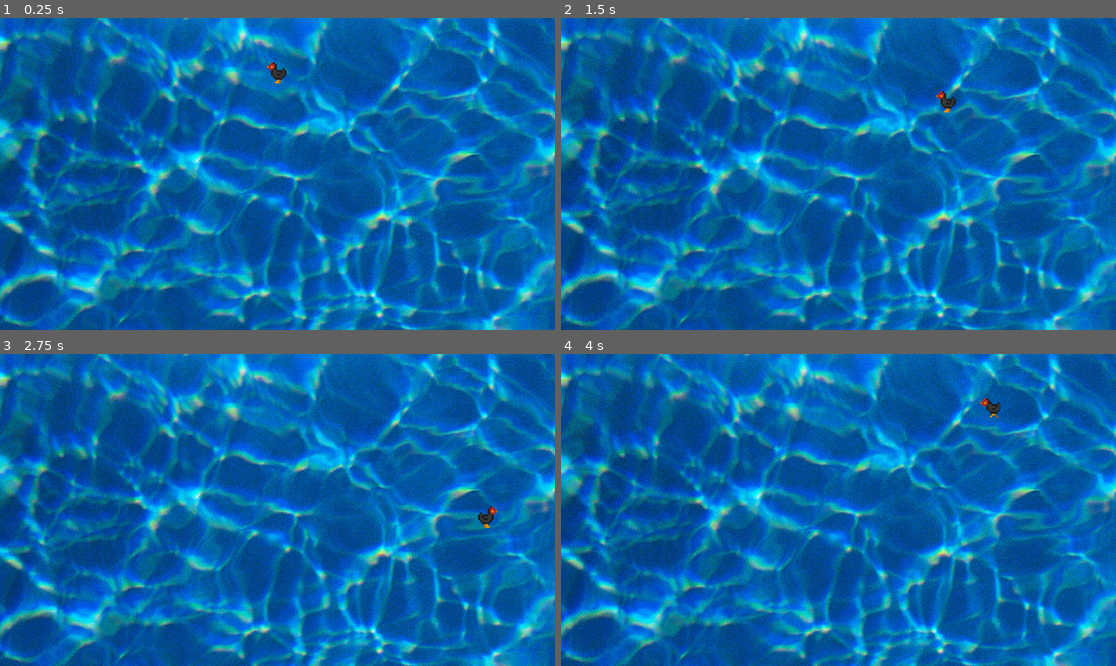
Above: before the commit, frames 1-4 (two rows, left to right).
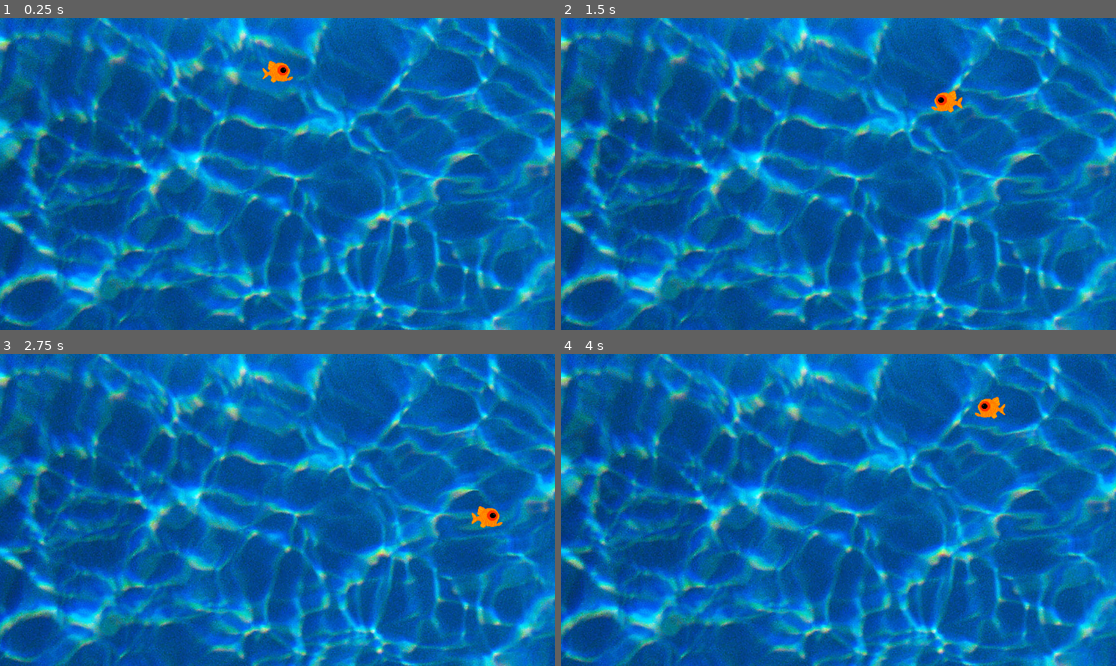
Above: after the commit, the same moments.

Repository: 3lbsofSalt/GhostFish
Game: Godot game, scene res://scenes/newRoot.tscn
Same seed, same stepped clock (60 frames per second), same inputs: the game is played once before the commit and once after it.
Inputs:
- Up to frame 1 (0.25 s): no input
- Up to frame 2 (1.5 s): tap Enter at 0.5 s; hold D (right) 0.53-1.28 s; tap Space at 0.77 s; hold S (down) from 1.28 s (still down)
- Up to frame 3 (2.75 s): tap Space at 1.52 s; release S (down) at 2.03 s; hold D (right) from 2.03 s (still down)
- Up to frame 4 (4 s): release D (right) at 2.78 s; hold W (up) 2.78-3.53 s; tap Space at 3.02, 3.77 s; hold A (left) from 3.53 s (still down)

The runs differ from the first frame. In frame 1, 0.3% of the frame differs, in the area x 47-53%, y 13-22%; in frame 2, 0.3%, in the area x 66-73%, y 23-31%; in frame 3, 0.3%; in frame 4, 0.3%.

Commit message:
Fish implemented

Diff:
--- a/camera.gd
+++ b/camera.gd
@@ -16,11 +16,9 @@
 # Called every frame. 'delta' is the elapsed time since the previous frame.
 func _process(delta: float) -> void:
 	playerPosition = playerFish.getPosition();
-	print(playerPosition)
 	var new_frame_num = Vector2(int(playerPosition.x) / SCREEN_WIDTH, int(playerPosition.y) / SCREEN_HEIGHT)
 	if (new_frame_num != current_frame_num):
 		current_frame_num = new_frame_num;
-		print(current_frame_num)
 		var panTween = create_tween();
 		var newPosition = Vector2(SCREEN_WIDTH * new_frame_num.x, SCREEN_HEIGHT * new_frame_num.y)
 		panTween.tween_property(self, "position", newPosition, PAN_TIME)
--- a/fog.gdshader
+++ b/fog.gdshader
@@ -1,7 +1,7 @@
 shader_type canvas_item;
 
 // --- Uniforms --- //
-uniform vec2 speed = vec2(0.1, 0.1);
+uniform vec2 speed = vec2(0.01, 0.01);
 
 // --- Functions --- //
 void fragment() {
--- a/player_body_2d.gd
+++ b/player_body_2d.gd
@@ -11,9 +11,9 @@
 	if (velocity.x != 0 or velocity.y != 0):
 		playerSprite.play("run")
 		if (velocity.x > 0):
+			playerSprite.flip_h = false;
+		else:
 			playerSprite.flip_h = true;
-		else:
-			playerSprite.flip_h = false;
 	elif (velocity.x == 0 and velocity.y == 0):
 		playerSprite.play("default")
 
--- a/scenes/fishPlayer.tscn
+++ b/scenes/fishPlayer.tscn
@@ -1,27 +1,40 @@
-[gd_scene load_steps=8 format=3 uid="uid://c6ripmd2conqx"]
+[gd_scene load_steps=9 format=3 uid="uid://c6ripmd2conqx"]
 
 [ext_resource type="Script" path="res://player_body_2d.gd" id="1_ddrnt"]
-[ext_resource type="Texture2D" uid="uid://cqlx661lijro7" path="res://Assets/playerChicken.png" id="2_gy4ox"]
+[ext_resource type="Texture2D" uid="uid://cam5xbixmfwog" path="res://Assets/open_mouth.png" id="2_c5wfd"]
 
 [sub_resource type="RectangleShape2D" id="RectangleShape2D_76fy2"]
 
-[sub_resource type="AtlasTexture" id="AtlasTexture_e7vl1"]
-atlas = ExtResource("2_gy4ox")
-region = Rect2(0, 0, 43, 44)
+[sub_resource type="AtlasTexture" id="AtlasTexture_6vsxg"]
+atlas = ExtResource("2_c5wfd")
+region = Rect2(0, 0, 64, 64)
 
-[sub_resource type="AtlasTexture" id="AtlasTexture_f6o35"]
-atlas = ExtResource("2_gy4ox")
-region = Rect2(0, 0, 43, 44)
+[sub_resource type="AtlasTexture" id="AtlasTexture_7s148"]
+atlas = ExtResource("2_c5wfd")
+region = Rect2(64, 0, 64, 64)
 
-[sub_resource type="AtlasTexture" id="AtlasTexture_tb0em"]
-atlas = ExtResource("2_gy4ox")
-region = Rect2(43, 0, 43, 44)
+[sub_resource type="AtlasTexture" id="AtlasTexture_qpwrr"]
+atlas = ExtResource("2_c5wfd")
+region = Rect2(0, 64, 64, 64)
+
+[sub_resource type="AtlasTexture" id="AtlasTexture_ruc3h"]
+atlas = ExtResource("2_c5wfd")
+region = Rect2(64, 64, 64, 64)
 
 [sub_resource type="SpriteFrames" id="SpriteFrames_rnjlx"]
 animations = [{
 "frames": [{
 "duration": 1.0,
-"texture": SubResource("AtlasTexture_e7vl1")
+"texture": SubResource("AtlasTexture_6vsxg")
+}, {
+"duration": 1.0,
+"texture": SubResource("AtlasTexture_7s148")
+}, {
+"duration": 1.0,
+"texture": SubResource("AtlasTexture_qpwrr")
+}, {
+"duration": 1.0,
+"texture": SubResource("AtlasTexture_ruc3h")
 }],
 "loop": true,
 "name": &"default",
@@ -29,10 +42,16 @@
 }, {
 "frames": [{
 "duration": 1.0,
-"texture": SubResource("AtlasTexture_f6o35")
+"texture": SubResource("AtlasTexture_6vsxg")
 }, {
 "duration": 1.0,
-"texture": SubResource("AtlasTexture_tb0em")
+"texture": SubResource("AtlasTexture_7s148")
+}, {
+"duration": 1.0,
+"texture": SubResource("AtlasTexture_qpwrr")
+}, {
+"duration": 1.0,
+"texture": SubResource("AtlasTexture_ruc3h")
 }],
 "loop": true,
 "name": &"run",
@@ -47,4 +66,3 @@
 
 [node name="PlayerSprite" type="AnimatedSprite2D" parent="CollisionShape2D"]
 sprite_frames = SubResource("SpriteFrames_rnjlx")
-animation = &"run"
Not shown, added: Assets/open_mouth.png.import
